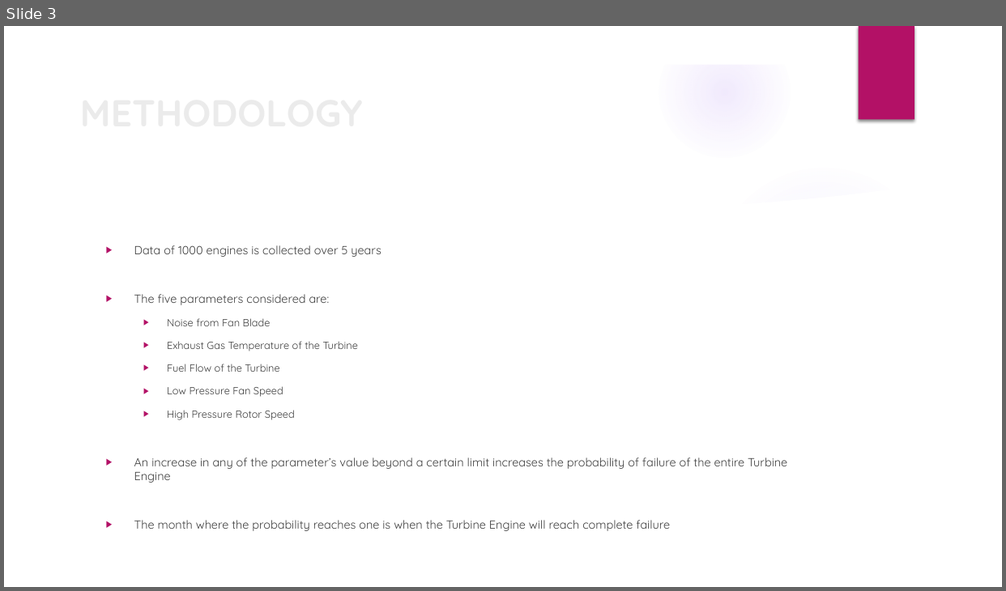
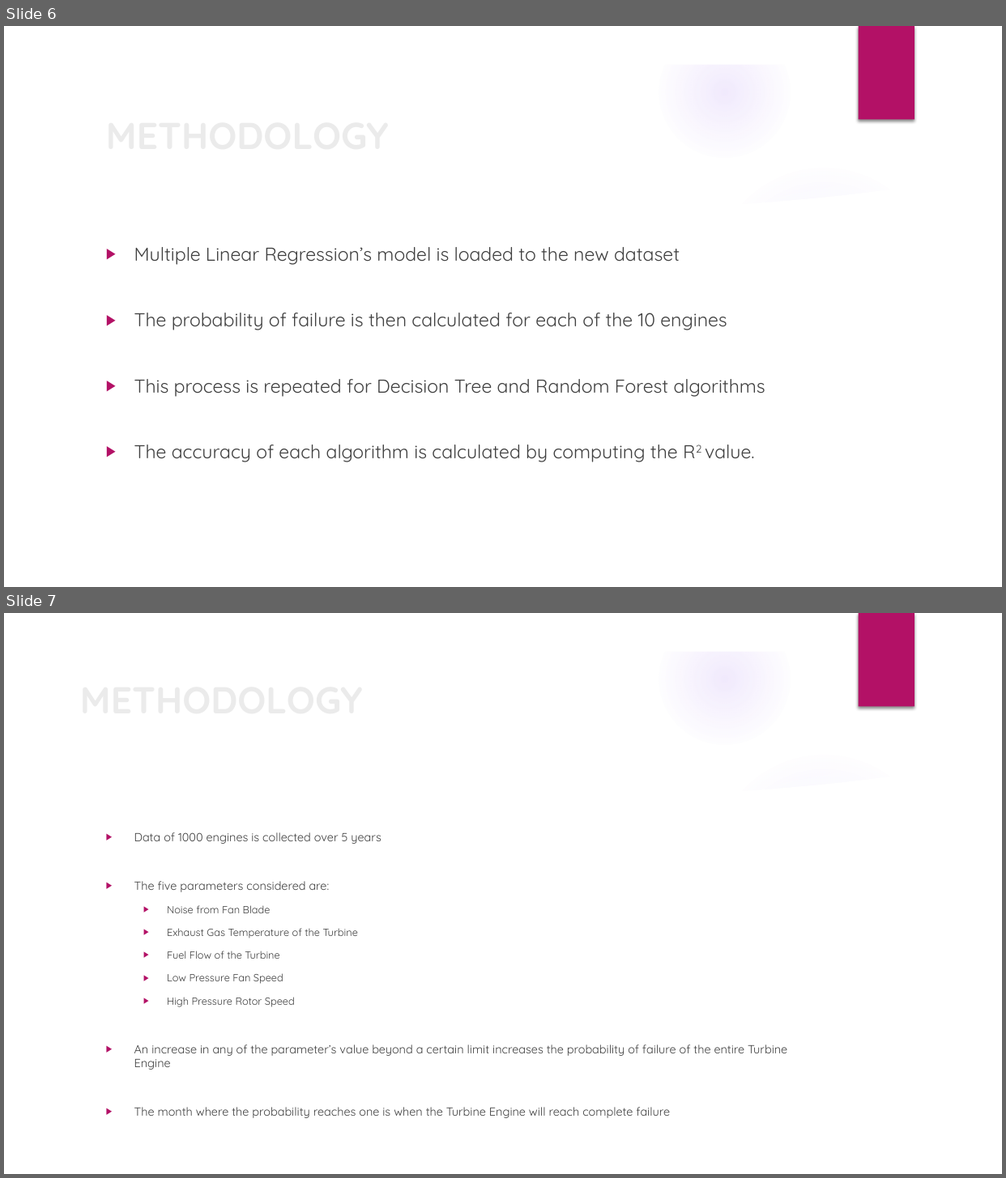
Before and after one commit to nsudhanva/ectm, a slide deck: docs/ectm_presentation.pptx. Shown one above the other, each under a label of ours: slide 3 before the commit, slides 6 and 7 after it. The pictures are 1006x591 and 1006x1178 pixels, drawn with LibreOffice and Linux fonts; fonts in the diff are those of the drawing; background and template pictures are left out. Boxes give left, top, right and bottom in pixels: in the first picture for what was removed or moved away, otherwise in the second. Text is boxed around its words. In the diff, an @@ line names an element or a change of style, - is before the commit and + after.

```diff
--- a/docs/ectm_presentation.pptx
+++ b/docs/ectm_presentation.pptx
@@ slide 6 added at bbox=[4, 26, 1002, 587], background picture (left out); not listed: 9 template elements that a slide beside it also shows @@
@@ title added at bbox=[98, 105, 816, 163], 36 pt, text #EBEBEB, bold @@
+METHODOLOGY
@@ text added at bbox=[134, 247, 765, 463], 18 pt, text #404040 @@
+▶ Multiple Linear Regression’s model is loaded to the new dataset
+▶ The probability of failure is then calculated for each of the 10 engines
+▶ This process is repeated for Decision Tree and Random Forest algorithms
+▶ The accuracy of each algorithm is calculated by computing the R2 value.
@@ what was slide 3 is now slide 7 @@
```
Also in this commit, not shown: 1 slide changed, 3 other slides added, 11 other files.
